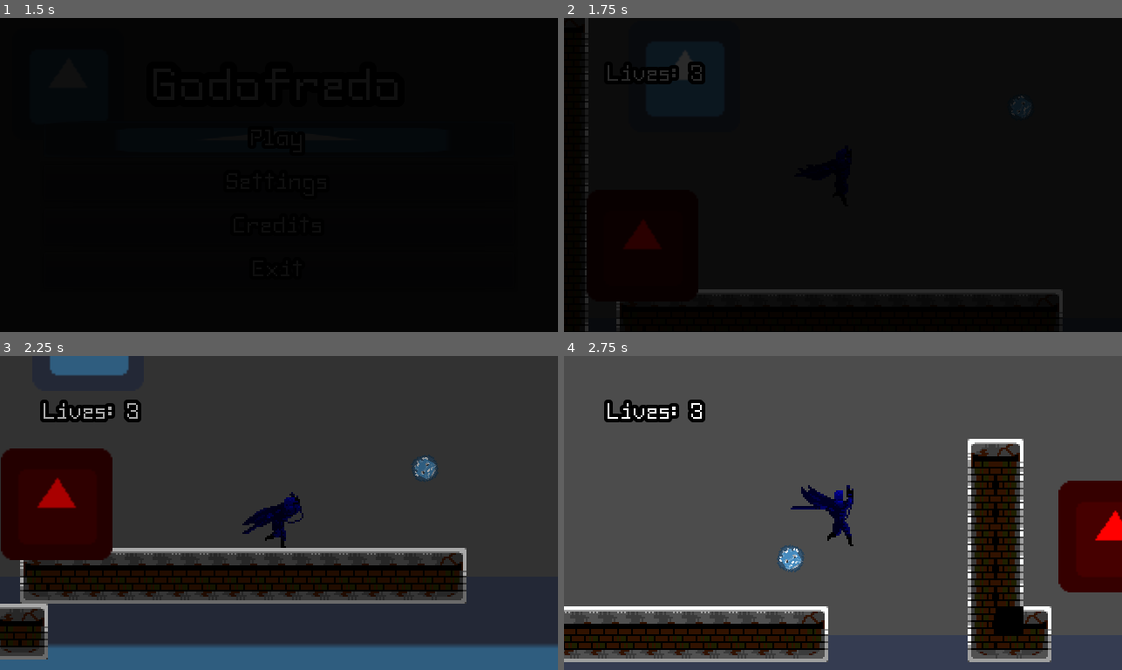
Above: before the commit, frames 1-4 (two rows, left to right).
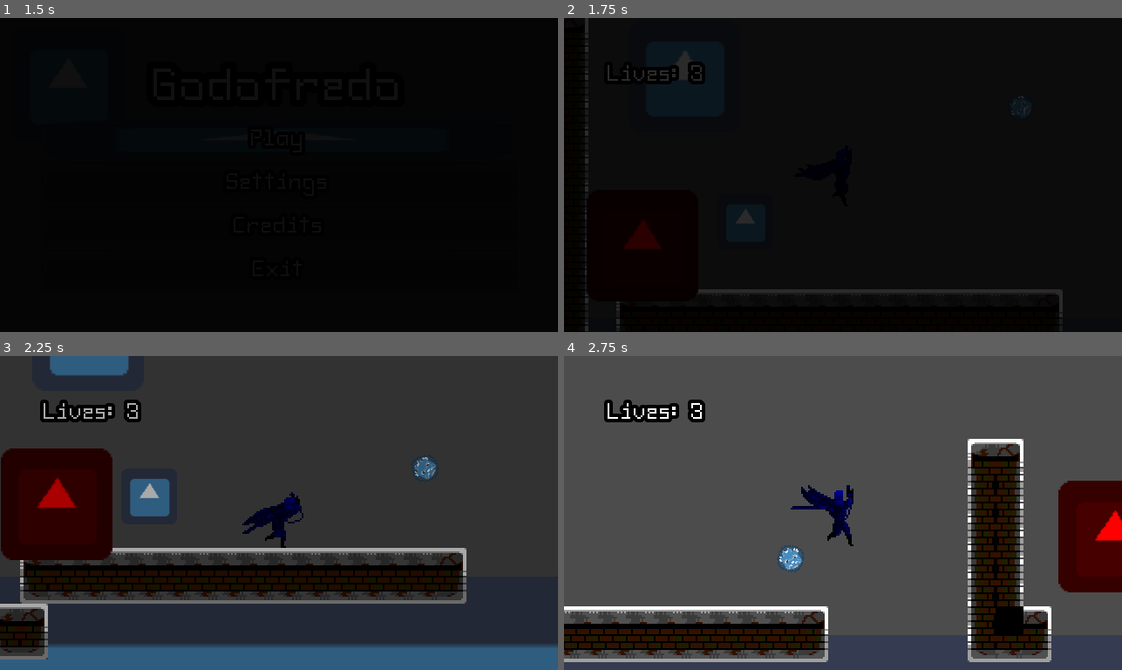
Above: after the commit, the same moments.

Repository: elixs/Godofredo
Game: Godot game, scene res://scenes/ui/main_menu.tscn
Two runs of this game, one before a commit and one after it. Both use one fixed random seed, a clock stepped at 60 frames per second and the inputs below. The engine's default icon, where the game draws it, is replaced by a stand-in: a white triangle on a blue panel in a dark square.
Inputs (mouse positions are in pixels of both pictures, inside the frame that each line leads up to):
- Up to frame 1 (1.5 s): click "Play" at 0.5 s; click "Play" at 1.25 s
- Up to frame 2 (1.75 s): no input
- Up to frame 3 (2.25 s): move the mouse to (78, 503) at 2.02 s; hold D (move_right) from 2.03 s (still down); click (78, 503) at 2.1 s
- Up to frame 4 (2.75 s): keep holding D (move_right); tap Space (jump) at 2.27 s

Frame 1 is identical in both runs. In frame 2, less than 0.1% of the frame differs, in the area x 30-35%, y 60-66%; in frame 3, 0.8%, in the area x 23-31%, y 39-52%; in frame 4, nothing differs.

Commit message:
add bocs movement with tweens

Diff:
--- /dev/null
+++ b/scenes/bocs.gd
@@ -0,0 +1,19 @@
+extends StaticBody2D
+
+export var frequency = 1
+export var amplitude = 20
+
+var delta_acc = 0
+
+onready var initial_y = global_position.y
+
+func _ready():
+	var tween = get_tree().create_tween().set_loops()
+
+	tween.tween_property(self, "frequency", 10, 5).set_ease(Tween.EASE_IN).set_trans(Tween.TRANS_QUINT)
+	tween.tween_property(self, "frequency", 2, 2).set_ease(Tween.EASE_OUT).set_trans(Tween.TRANS_CUBIC)
+
+func _physics_process(delta):
+	print(amplitude)
+	delta_acc += delta * frequency
+	global_position.y = initial_y + amplitude * sin(delta_acc)
--- /dev/null
+++ b/scenes/bocs.tscn
@@ -0,0 +1,17 @@
+[gd_scene load_steps=4 format=2]
+
+[ext_resource path="res://icon.png" type="Texture" id=1]
+[ext_resource path="res://scenes/bocs.gd" type="Script" id=2]
+
+[sub_resource type="RectangleShape2D" id=1]
+extents = Vector2( 16, 16 )
+
+[node name="Bocs" type="StaticBody2D"]
+script = ExtResource( 2 )
+
+[node name="CollisionShape2D" type="CollisionShape2D" parent="."]
+shape = SubResource( 1 )
+
+[node name="Sprite" type="Sprite" parent="."]
+scale = Vector2( 0.5, 0.5 )
+texture = ExtResource( 1 )
--- a/scenes/levels/level_01.tscn
+++ b/scenes/levels/level_01.tscn
@@ -8,6 +8,7 @@
 [ext_resource path="res://assets/music/cyberpunk city 2 files/Music/cyberpunk city 2.ogg" type="AudioStream" id=6]
 [ext_resource path="res://icon.png" type="Texture" id=7]
 [ext_resource path="res://scenes/water_trigger.tscn" type="PackedScene" id=8]
+[ext_resource path="res://scenes/bocs.tscn" type="PackedScene" id=9]
 
 [sub_resource type="ConvexPolygonShape2D" id=2]
 points = PoolVector2Array( 0, 0, 16, 0, 16, 16, 0, 16 )
@@ -150,3 +151,6 @@
 
 [node name="WaterTrigger" parent="." instance=ExtResource( 8 )]
 position = Vector2( 298, 193 )
+
+[node name="Bocs" parent="." instance=ExtResource( 9 )]
+position = Vector2( 74, 118 )
Not shown: 1 places in scenes/levels/level_01.tscn that only renumber resources
